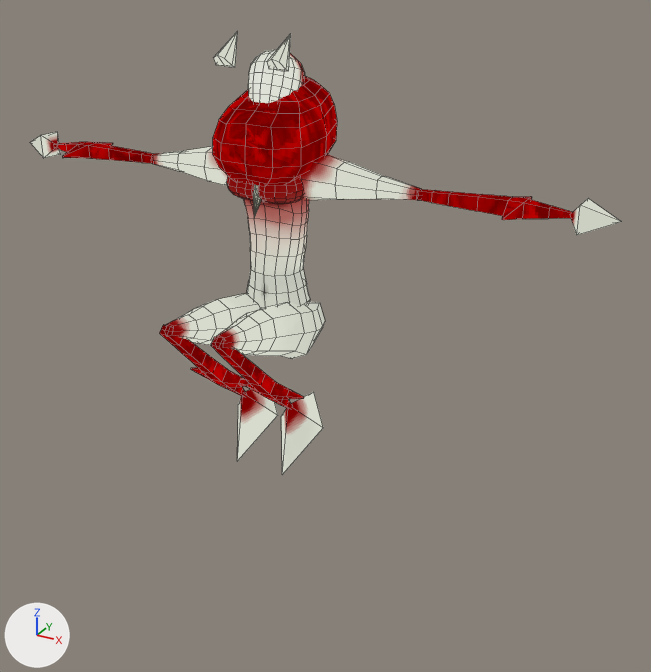
One commit to the Blender file resources/blender/quinn/game/quinn_game_merge.blend: the scene before it, then after it.
One viewpoint serves both versions: a 50 mm lens placed at (1.3, -2.09, 2.06), pointed at (0.16, -0.01, 1.02). Arrows for +X, +Y and +Z are at lower left; the lights stay in place. Both versions are drawn at frame 0 of the action 'FallingControlled'; the numbers are the values there. Mesh edges are drawn as thin lines.

Objects in the first picture: 'body'.
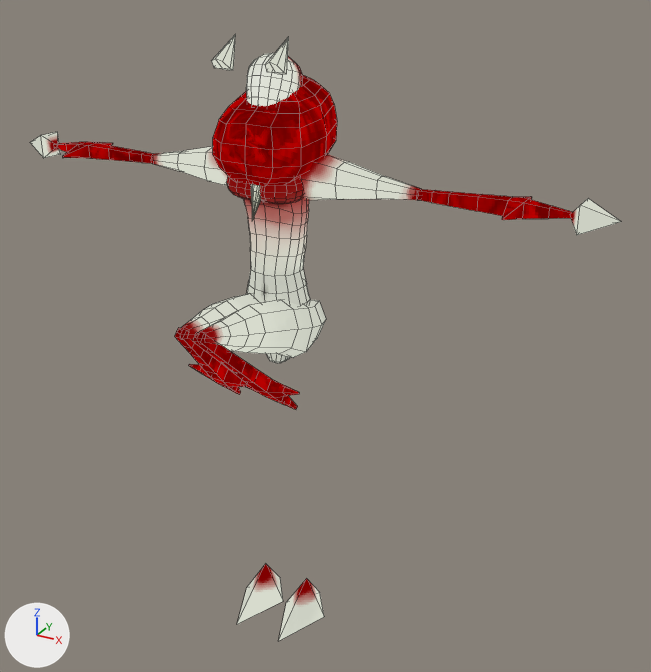
Where the change shows, as pixel boxes (x1, y1, x2, y2) in the pictures (651 x 672 px; the box of a moved part takes in the faces that stretch with it):
'body', reshaped (37% taller): before (30, 32, 621, 475); after (30, 34, 621, 641)
part 1 of me_cube_002, moved or reshaped: before (267, 34, 291, 71); after (265, 37, 289, 74)
part 2 of me_cube_002, moved or reshaped: before (214, 32, 237, 67); after (212, 34, 236, 70)
part 3 of me_cube_002, moved or reshaped: before (281, 392, 323, 475); after (279, 578, 324, 641)
part 4 of me_cube_002, moved or reshaped: before (237, 389, 278, 461); after (237, 564, 283, 624)
part 5 of me_cube_002, moved or reshaped: before (160, 50, 325, 409); after (175, 53, 326, 409)

What changed in the scene script:
```text
Change me_cube_002:
    used by ob_body; location = (0.0, 0.0, 1.1)
    remove me_cube_002.from_pydata(...)  # 1308 vertices, 1282 faces; spans x -0.93..0.93, y -0.44..0.16, z -0.5..0.74
    add me_cube_002.from_pydata(...)  # 1308 vertices, 1282 faces; spans x -0.93..0.93, y -0.44..0.16, z -1.1..0.74
    me_cube_002 part 1: the loose piece of 10 vertices spanning x 0.05..0.11, y -0.14..-0.05, z 0.66..0.74 is moved by (0.0, -0.01, -0.01)
    me_cube_002 part 2: the loose piece of 10 vertices spanning x -0.11..-0.05, y -0.14..-0.05, z 0.66..0.74 is moved by (0.0, -0.01, -0.01)
    me_cube_002 part 3: the loose piece of 5 vertices spanning x 0.01..0.15, y -0.14..0.06, z -0.5..-0.29 is turned -45 degrees about the x axis through its middle, then moved by (0.0, 0.0, -0.7)
    me_cube_002 part 4: the loose piece of 5 vertices spanning x -0.15..-0.01, y -0.14..0.06, z -0.5..-0.29 is turned -45 degrees about the x axis through its middle, then moved by (0.0, 0.0, -0.7)
    me_cube_002 part 5: 187 vertices moved from x -0.19..0.19, y -0.43..0.09, z -0.25..0.48 to x -0.19..0.19, y -0.44..0.08, z -0.25..0.48; 353 vertices removed from x -0.19..0.19, y -0.44..0.08, z -0.31..0.7; 353 vertices added at x -0.19..0.19, y -0.44..0.07, z -0.3..0.69
```
